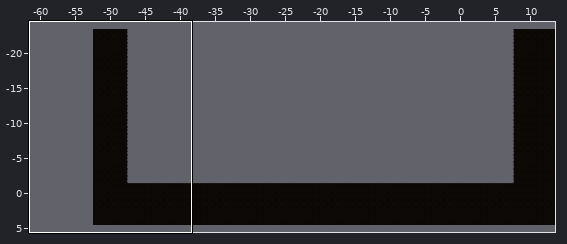
Tiled map: Assets/Tiled/Level1TileMap/map1-BOSS.tmx. Above: a wide view before the commit, with the close-up outlined.
Close-up. Earlier state:
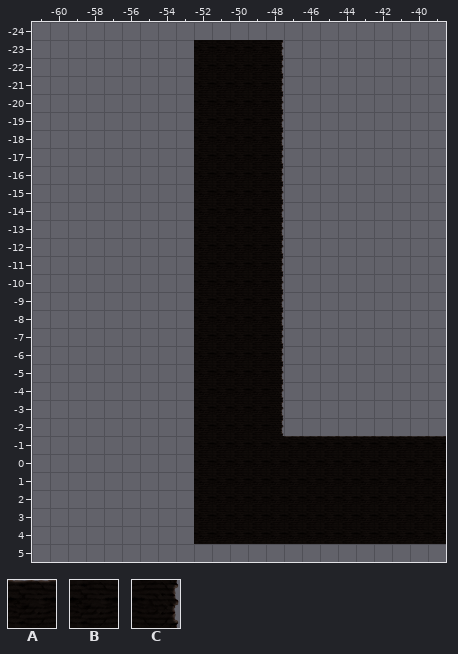
Cells are 256x256 px. Shown: x -61..-39, y -24..5. The commit also changed other parts of the map, which this record leaves out.
Key: from "Level1 Tileset": A 0, B 8, C 10.
_ is an empty cell.
Layer "ground" before, first column x -61:
-24 _______________________
-23 _________BBBBC_________
-22 _________BBBBC_________
-21 _________BBBBC_________
-20 _________BBBBC_________
-19 _________BBBBC_________
-18 _________BBBBC_________
-17 _________BBBBC_________
-16 _________BBBBC_________
-15 _________BBBBC_________
-14 _________BBBBC_________
-13 _________BBBBC_________
-12 _________BBBBC_________
-11 _________BBBBC_________
-10 _________BBBBC_________
 -9 _________BBBBC_________
 -8 _________BBBBC_________
 -7 _________BBBBC_________
 -6 _________BBBBC_________
 -5 _________BBBBC_________
 -4 _________BBBBC_________
 -3 _________BBBBC_________
 -2 _________BBBBC_________
 -1 _________BBBBBAAAAAAAAA
  0 _________BBBBBBBBBBBBBB
  1 _________BBBBBBBBBBBBBB
  2 _________BBBBBBBBBBBBBB
  3 _________BBBBBBBBBBBBBB
  4 _________BBBBBBBBBBBBBB
  5 _______________________
The result:
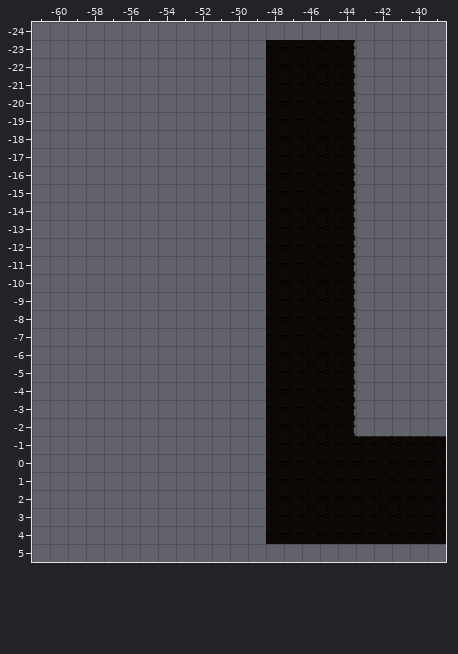
What changed:
Changed rows in their new state; . is an unchanged cell.
Layer "ground":
first column x -52:
-23 ____BBBBC
-22 ____BBBBC
-21 ____BBBBC
-20 ____BBBBC
-19 ____BBBBC
-18 ____BBBBC
-17 ____BBBBC
-16 ____BBBBC
-15 ____BBBBC
-14 ____BBBBC
-13 ____BBBBC
-12 ____BBBBC
-11 ____BBBBC
-10 ____BBBBC
 -9 ____BBBBC
 -8 ____BBBBC
 -7 ____BBBBC
 -6 ____BBBBC
 -5 ____BBBBC
 -4 ____BBBBC
 -3 ____BBBBC
 -2 ____BBBBC
 -1 ____.BBBB
  0 ____.....
  1 ____.....
  2 ____.....
  3 ____.....
  4 ____.....
